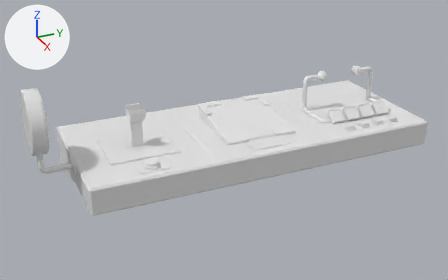
A saved change to the FBX model Assets/Models/repairDesk.fbx.
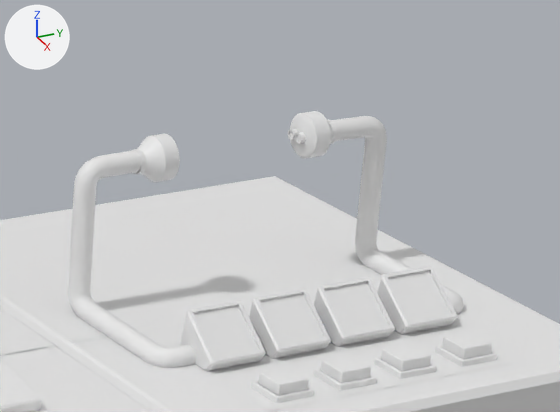
Each version appears first whole from a 50 mm lens placed at (3.166, -1.517, 1.593), pointed at (0.067, -0.123, 0.043), and next in a close-up on the part from 64% to 92% of the width and 15% to 48% of the height. Lighting does not change. The marker at upper left points along +X, +Y and +Z. The first two pictures are the older version. Where no turn or scale is listed for an object, it has been applied to the vertices.

The first close-up shows 'TSBay_button1', 'TSBay_button2', 'TSBay_button3', 'TSBay_button4', 'TS_bay_Readout1', 'TS_bay_Readout2', 'TS_bay_Readout3', 'TS_bay_Readout4', 'TempSensor_BayV2', 'batteryBay', 'deskBase'.
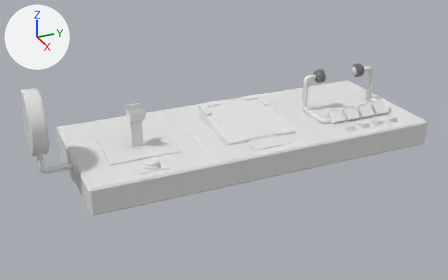
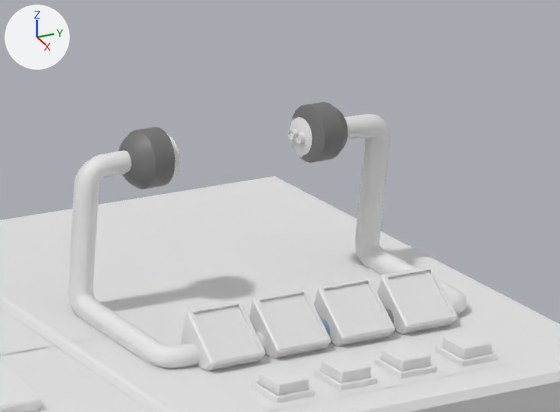
Pixel boxes (x1, y1, x2, y2) of what changed, in the close-ups (560 x 412 px):
```json
{"object": "snowSensor_bayV1", "change": "added", "after": [71, 102, 467, 369], "faces in mat_1 (its picture is missing)": [71, 150, 200, 369], "faces in mat_endnodes (grey #747474)": [119, 102, 348, 189], "faces in mat_5 (white #e7e7e7)": [344, 114, 467, 317]}
{"object": "TempSensor_BayV2", "change": "unchanged, covered by the edit", "before": [68, 111, 464, 368], "after": [68, 117, 389, 367]}
```

The change, as JSON lines over the scene's bpy script:
```json
{"op": "add", "block": "mat_endnodes", "code": ["mat_endnodes = principled_material('EndNodes')", "mat_endnodes.base_color = (0.174, 0.174, 0.174)  # grey #747474"]}
{"op": "add", "block": "me_beziercurve_001", "code": ["me_beziercurve_001 = bpy.data.meshes.new('BezierCurve.001')", "me_beziercurve_001.from_pydata(...)  # 760 vertices, 708 faces; spans x -0.141..0.142, y -0.266..0.266, z -0.134..0.131", "# faces by material slot: [240, 12, 12, 12, 228, 204]", "me_beziercurve_001.materials.append(mat_1)  # its picture is missing", "me_beziercurve_001.materials.append(mat_2)  # its picture is missing", "me_beziercurve_001.materials.append(mat_3)  # its picture is missing", "me_beziercurve_001.materials.append(mat_4)  # grey #8a8a8a", "me_beziercurve_001.materials.append(mat_5)  # white #e7e7e7", "me_beziercurve_001.materials.append(mat_endnodes)  # grey #747474"]}
{"op": "add", "block": "ob_snowsensor_bayv1", "code": ["ob_snowsensor_bayv1 = bpy.data.objects.new('snowSensor_bayV1', me_beziercurve_001)", "ob_snowsensor_bayv1.location = (0.094, 0.725, 0.238)"]}
```
